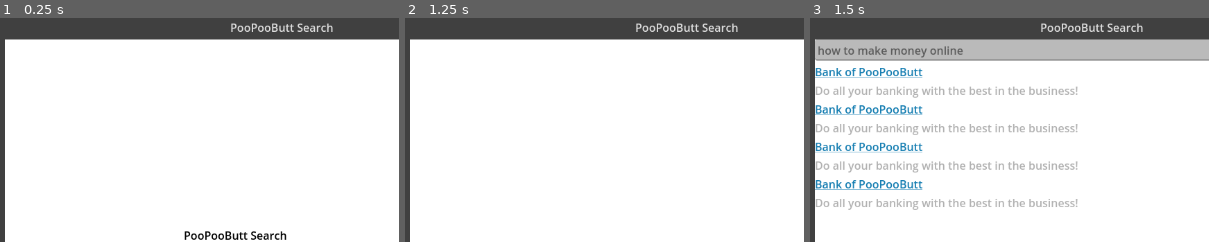
Above: before the commit, frames 1-3 (left to right).
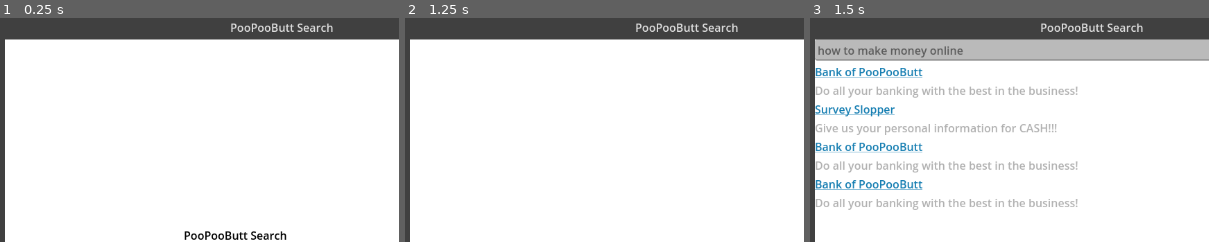
Above: after the commit, the same moments.

Repository: zsmitty2020/SSUFamJam25
Game: Godot game, scene res://Windows/Search/search_window.tscn
Same seed, same stepped clock (60 frames per second), same inputs: the game is played once before the commit and once after it.
Inputs:
- Up to frame 1 (0.25 s): no input
- Up to frame 2 (1.25 s): click "Search" at 0.5 s
- Up to frame 3 (1.5 s): tap Enter at 1.25 s
The pictures show only the part of the screen within x 0-50%, y 0-50%; the shares and areas given below are measured in that part.

Frames 1-2 are identical in both runs. In frame 3, 1.8% of the frame differs, in the area x 1-68%, y 38-53%.

Commit message:
added surveys

Diff:
--- a/ssu-fam-jam-game-godot-project/Windows/Search/search_window.gd
+++ b/ssu-fam-jam-game-godot-project/Windows/Search/search_window.gd
@@ -9,8 +9,8 @@
 
 
 func _on_url_meta_clicked(_meta: Variant) -> void:
-	var temp = preload("res://Windows/Bank/bank_window.tscn").instantiate()
 	if GlobalData.open_tabs.find("bank")==-1:
+		var temp = preload("res://Windows/Bank/bank_window.tscn").instantiate()
 		get_tree().get_root().add_child(temp)
 		GlobalData.open_tabs.append("bank")
 
@@ -18,3 +18,10 @@
 func _on_search_window_close_requested() -> void:
 	GlobalData.open_tabs.erase("search")
 	get_parent().queue_free()
+
+
+func _on_survey_meta_clicked(_meta: Variant) -> void:
+	if GlobalData.open_tabs.find("survey")==-1:
+		var temp = preload("res://Windows/Surveys/survey_window.tscn").instantiate()
+		get_tree().get_root().add_child(temp)
+		GlobalData.open_tabs.append("survey")
--- a/ssu-fam-jam-game-godot-project/Windows/Search/search_window.tscn
+++ b/ssu-fam-jam-game-godot-project/Windows/Search/search_window.tscn
@@ -75,10 +75,10 @@
 editable = false
 expand_to_text_length = true
 
-[node name="Item" type="VBoxContainer" parent="SearchWindow/SearchResults/VBoxContainer"]
+[node name="Bank" type="VBoxContainer" parent="SearchWindow/SearchResults/VBoxContainer"]
 layout_mode = 2
 
-[node name="Url" type="RichTextLabel" parent="SearchWindow/SearchResults/VBoxContainer/Item"]
+[node name="Url" type="RichTextLabel" parent="SearchWindow/SearchResults/VBoxContainer/Bank"]
 layout_mode = 2
 theme_override_colors/default_color = Color(0.08267499, 0.4922912, 0.6973153, 1)
 bbcode_enabled = true
@@ -86,29 +86,29 @@
 "
 fit_content = true
 
-[node name="Description" type="RichTextLabel" parent="SearchWindow/SearchResults/VBoxContainer/Item"]
+[node name="Description" type="RichTextLabel" parent="SearchWindow/SearchResults/VBoxContainer/Bank"]
 layout_mode = 2
 theme_override_colors/default_color = Color(0.6941206, 0.6941206, 0.6941205, 1)
 bbcode_enabled = true
 text = "Do all your banking with the best in the business!"
 fit_content = true
 
-[node name="Item2" type="VBoxContainer" parent="SearchWindow/SearchResults/VBoxContainer"]
+[node name="Survey" type="VBoxContainer" parent="SearchWindow/SearchResults/VBoxContainer"]
 layout_mode = 2
 
-[node name="Url" type="RichTextLabel" parent="SearchWindow/SearchResults/VBoxContainer/Item2"]
+[node name="Url" type="RichTextLabel" parent="SearchWindow/SearchResults/VBoxContainer/Survey"]
 layout_mode = 2
 theme_override_colors/default_color = Color(0.08267499, 0.4922912, 0.6973153, 1)
 bbcode_enabled = true
-text = "[url]Bank of PooPooButt[/url]
+text = "[url]Survey Slopper[/url]
 "
 fit_content = true
 
-[node name="Description" type="RichTextLabel" parent="SearchWindow/SearchResults/VBoxContainer/Item2"]
+[node name="Description" type="RichTextLabel" parent="SearchWindow/SearchResults/VBoxContainer/Survey"]
 layout_mode = 2
 theme_override_colors/default_color = Color(0.6941206, 0.6941206, 0.6941205, 1)
 bbcode_enabled = true
-text = "Do all your banking with the best in the business!"
+text = "Give us your personal information for CASH!!!"
 fit_content = true
 
 [node name="Item3" type="VBoxContainer" parent="SearchWindow/SearchResults/VBoxContainer"]
@@ -149,4 +149,5 @@
 
 [connection signal="close_requested" from="." to="SearchWindow" method="_on_search_window_close_requested"]
 [connection signal="pressed" from="SearchWindow/MainSearchScreen/VBoxContainer/HBoxContainer/Button" to="SearchWindow" method="_on_button_pressed"]
-[connection signal="meta_clicked" from="SearchWindow/SearchResults/VBoxContainer/Item/Url" to="SearchWindow" method="_on_url_meta_clicked"]
+[connection signal="meta_clicked" from="SearchWindow/SearchResults/VBoxContainer/Bank/Url" to="SearchWindow" method="_on_url_meta_clicked"]
+[connection signal="meta_clicked" from="SearchWindow/SearchResults/VBoxContainer/Survey/Url" to="SearchWindow" method="_on_survey_meta_clicked"]
--- /dev/null
+++ b/ssu-fam-jam-game-godot-project/Windows/Surveys/location.gd
@@ -0,0 +1,6 @@
+extends VBoxContainer
+
+signal interact
+
+func _on_line_edit_text_changed(_new_text: String) -> void:
+	interact.emit()
--- /dev/null
+++ b/ssu-fam-jam-game-godot-project/Windows/Surveys/qlocation.tscn
@@ -0,0 +1,16 @@
+[gd_scene load_steps=2 format=3 uid="uid://dunhxatu8atam"]
+
+[ext_resource type="Script" uid="uid://d1jw6kpttdvoq" path="res://Windows/Surveys/location.gd" id="1_8nrvw"]
+
+[node name="location" type="VBoxContainer"]
+script = ExtResource("1_8nrvw")
+
+[node name="Label" type="Label" parent="."]
+layout_mode = 2
+theme_override_colors/font_color = Color(0.5796909, 0.57969093, 0.57969093, 1)
+text = "What is your home address?"
+
+[node name="LineEdit" type="LineEdit" parent="."]
+layout_mode = 2
+
+[connection signal="text_changed" from="LineEdit" to="." method="_on_line_edit_text_changed"]
--- /dev/null
+++ b/ssu-fam-jam-game-godot-project/Windows/Surveys/survey.gd
@@ -0,0 +1,30 @@
+extends ScrollContainer
+
+@export var questions:Array[PackedScene]
+var interactions_needed = 0
+var interactions = 0
+var survey_value = randf_range(0.10, 1.00)
+signal finished
+
+func _ready():
+	interactions_needed = randi_range(5, 20)
+	for i in range(interactions_needed):
+		var temp = questions.pick_random().instantiate()
+		temp.connect("interact", interact)
+		$VBoxContainer.add_child(temp)
+	var temp1 = Button.new()
+	temp1.text = "Finish Survey"
+	temp1.connect("pressed", finish_survey)
+	$VBoxContainer.add_child(temp1)
+
+func finish_survey():
+	if interactions >= interactions_needed:
+		GlobalData.balance += survey_value
+		$VBoxContainer.visible = false
+		$CenterContainer/Reward.text = "You earned $" + "%.2f"%survey_value
+		await get_tree().create_timer(5).timeout
+		finished.emit()
+		queue_free()
+
+func interact():
+	interactions += 1
--- /dev/null
+++ b/ssu-fam-jam-game-godot-project/Windows/Surveys/survey.tscn
@@ -0,0 +1,37 @@
+[gd_scene load_steps=3 format=3 uid="uid://ccerxijkbdlf8"]
+
+[ext_resource type="Script" uid="uid://b85vyv2f5bedc" path="res://Windows/Surveys/survey.gd" id="1_qy41n"]
+[ext_resource type="PackedScene" uid="uid://dunhxatu8atam" path="res://Windows/Surveys/qlocation.tscn" id="2_12crs"]
+
+[node name="Survey" type="ScrollContainer"]
+anchors_preset = 15
+anchor_right = 1.0
+anchor_bottom = 1.0
+grow_horizontal = 2
+grow_vertical = 2
+script = ExtResource("1_qy41n")
+questions = Array[PackedScene]([ExtResource("2_12crs"), ExtResource("2_12crs")])
+
+[node name="VBoxContainer" type="VBoxContainer" parent="."]
+layout_mode = 2
+
+[node name="Label2" type="Label" parent="VBoxContainer"]
+layout_mode = 2
+theme_override_colors/font_color = Color(0.0756828, 0.4815541, 0.3225566, 1)
+theme_override_font_sizes/font_size = 36
+text = "Survey Slopper"
+
+[node name="Label" type="Label" parent="VBoxContainer"]
+layout_mode = 2
+theme_override_colors/font_color = Color(0, 0, 0, 1)
+text = "Fill this out as best you can!"
+
+[node name="location" parent="VBoxContainer" instance=ExtResource("2_12crs")]
+layout_mode = 2
+
+[node name="CenterContainer" type="CenterContainer" parent="."]
+layout_mode = 2
+
+[node name="Reward" type="Label" parent="CenterContainer"]
+layout_mode = 2
+theme_override_colors/font_color = Color(0, 0, 0, 1)
--- /dev/null
+++ b/ssu-fam-jam-game-godot-project/Windows/Surveys/survey_link.tscn
@@ -0,0 +1,7 @@
+[gd_scene format=3 uid="uid://sj2exwkcskeg"]
+
+[node name="SurveyLink" type="RichTextLabel"]
+theme_override_colors/default_color = Color(0.117925726, 0.34323788, 0.5721448, 1)
+bbcode_enabled = true
+text = "[url]Click here to complete a survey and earn $$$[/url]"
+fit_content = true
--- /dev/null
+++ b/ssu-fam-jam-game-godot-project/Windows/Surveys/survey_window.gd
@@ -0,0 +1,24 @@
+extends TextureRect
+
+
+func _ready() -> void:
+	for i in range(GlobalData.survey_count):
+		var temp = preload("res://Windows/Surveys/survey_link.tscn").instantiate()
+		$Surveys.add_child(temp)
+		temp.connect("meta_clicked", _on_survey_link_meta_clicked)
+
+func _on_survey_link_meta_clicked(_meta: Variant) -> void:
+	$Surveys.visible = false
+	GlobalData.survey_count -= 1
+	$Surveys.get_child($Surveys.get_child_count()-1).queue_free()
+	var temp = preload("res://Windows/Surveys/survey.tscn").instantiate()
+	add_child(temp)
+	temp.connect("finished", finished)
+
+func finished():
+	$Surveys.visible = true
+
+
+func _on_survey_window_close_requested() -> void:
+	GlobalData.open_tabs.erase("survey")
+	get_parent().queue_free()
--- /dev/null
+++ b/ssu-fam-jam-game-godot-project/Windows/Surveys/survey_window.tscn
@@ -0,0 +1,50 @@
+[gd_scene load_steps=4 format=3 uid="uid://v7jfi1femmc4"]
+
+[ext_resource type="Script" uid="uid://sf6s7b88dplf" path="res://Windows/Surveys/survey_window.gd" id="1_fc8nb"]
+
+[sub_resource type="Gradient" id="Gradient_rj8gn"]
+colors = PackedColorArray(1, 1, 1, 1, 1, 1, 1, 1)
+
+[sub_resource type="GradientTexture1D" id="GradientTexture1D_1wuo8"]
+gradient = SubResource("Gradient_rj8gn")
+
+[node name="SurveyWindow" type="Window"]
+oversampling_override = 1.0
+position = Vector2i(7, 36)
+size = Vector2i(800, 600)
+
+[node name="SurveyWindow" type="TextureRect" parent="."]
+anchors_preset = 15
+anchor_right = 1.0
+anchor_bottom = 1.0
+grow_horizontal = 2
+grow_vertical = 2
+texture = SubResource("GradientTexture1D_1wuo8")
+script = ExtResource("1_fc8nb")
+
+[node name="Button" type="Button" parent="SurveyWindow"]
+layout_mode = 1
+anchors_preset = 1
+anchor_left = 1.0
+anchor_right = 1.0
+offset_left = -65.0
+offset_bottom = 31.0
+grow_horizontal = 0
+text = "refresh"
+expand_icon = true
+
+[node name="Surveys" type="VBoxContainer" parent="SurveyWindow"]
+layout_mode = 1
+anchors_preset = 15
+anchor_right = 1.0
+anchor_bottom = 1.0
+grow_horizontal = 2
+grow_vertical = 2
+
+[node name="Label" type="Label" parent="SurveyWindow/Surveys"]
+layout_mode = 2
+theme_override_colors/font_color = Color(0.0756828, 0.4815541, 0.3225566, 1)
+theme_override_font_sizes/font_size = 36
+text = "Survey Slopper"
+
+[connection signal="close_requested" from="." to="SurveyWindow" method="_on_survey_window_close_requested"]
--- a/ssu-fam-jam-game-godot-project/global_data.gd
+++ b/ssu-fam-jam-game-godot-project/global_data.gd
@@ -1,5 +1,15 @@
 extends Node
 
 var inventory = {}
-var balance = 0.00
-var open_tabs = []
+var balance:float = 0.00
+var open_tabs:Array[String] = []
+
+var survey_time:float = 120
+var survey_timer:float = survey_time
+var survey_count:int = 3
+
+func _process(delta: float) -> void:
+	survey_timer -= delta
+	if survey_timer < 0:
+		survey_count += 3
+		survey_timer = survey_time
Not shown, added: ssu-fam-jam-game-godot-project/Windows/Surveys/location.gd.uid
Not shown, added: ssu-fam-jam-game-godot-project/Windows/Surveys/survey.gd.uid
Not shown, added: ssu-fam-jam-game-godot-project/Windows/Surveys/survey_window.gd.uid
